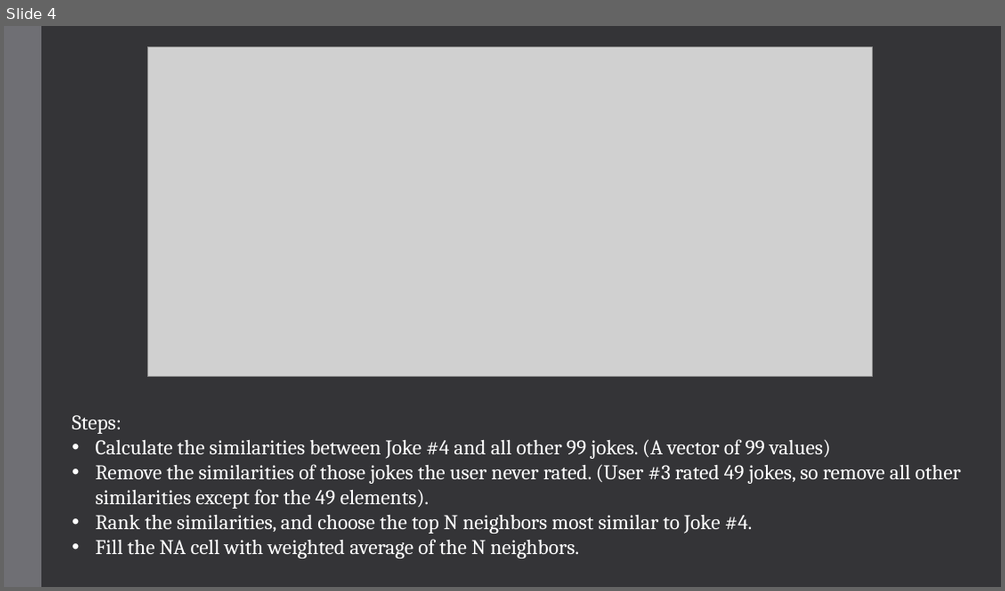
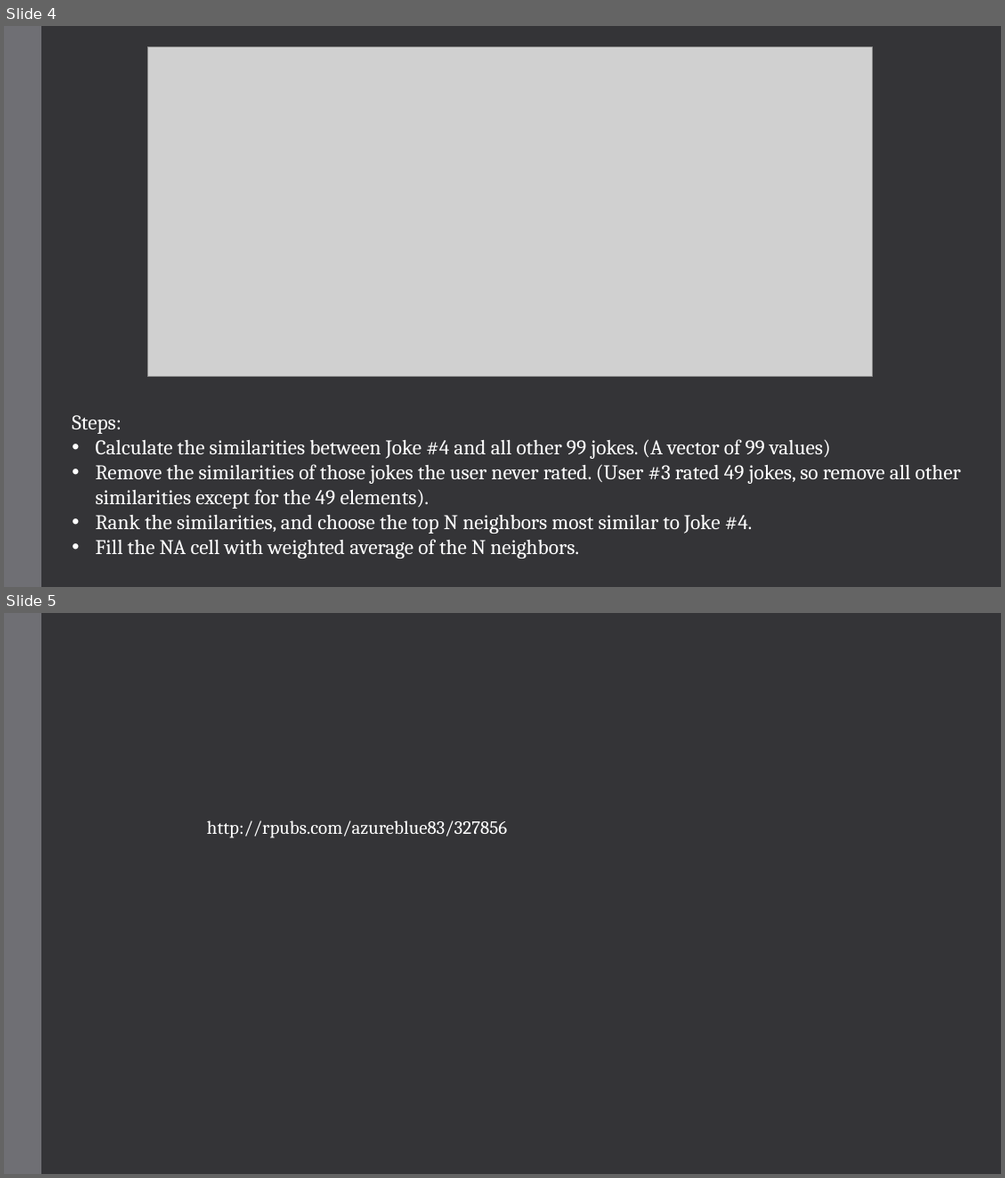
Before and after one commit to Tyllis/Data607, a slide deck: jester-collaborative-filtering.pptx. Shown one above the other, each under a label of ours: slide 4 before the commit, slides 4 and 5 after it. The pictures are 1005x591 and 1005x1178 pixels, drawn with LibreOffice and Linux fonts; fonts in the diff are those of the drawing; grey boxes stand for pictures. Boxes give left, top, right and bottom in pixels: in the first picture for what was removed or moved away, otherwise in the second. Text is boxed around its words. In the diff, an @@ line names an element or a change of style, - is before the commit and + after.

```diff
--- a/jester-collaborative-filtering.pptx
+++ b/jester-collaborative-filtering.pptx
@@ slide 5 added at <box>4,613,1001,1174</box>, background #353537; not listed: 1 template element that a slide beside it also shows @@
@@ text added at <box>207,820,507,838</box>, 18 pt, text #FFFFFF @@
+http://rpubs.com/azureblue83/327856
```
Also in this commit, not shown: 1 slide removed.
